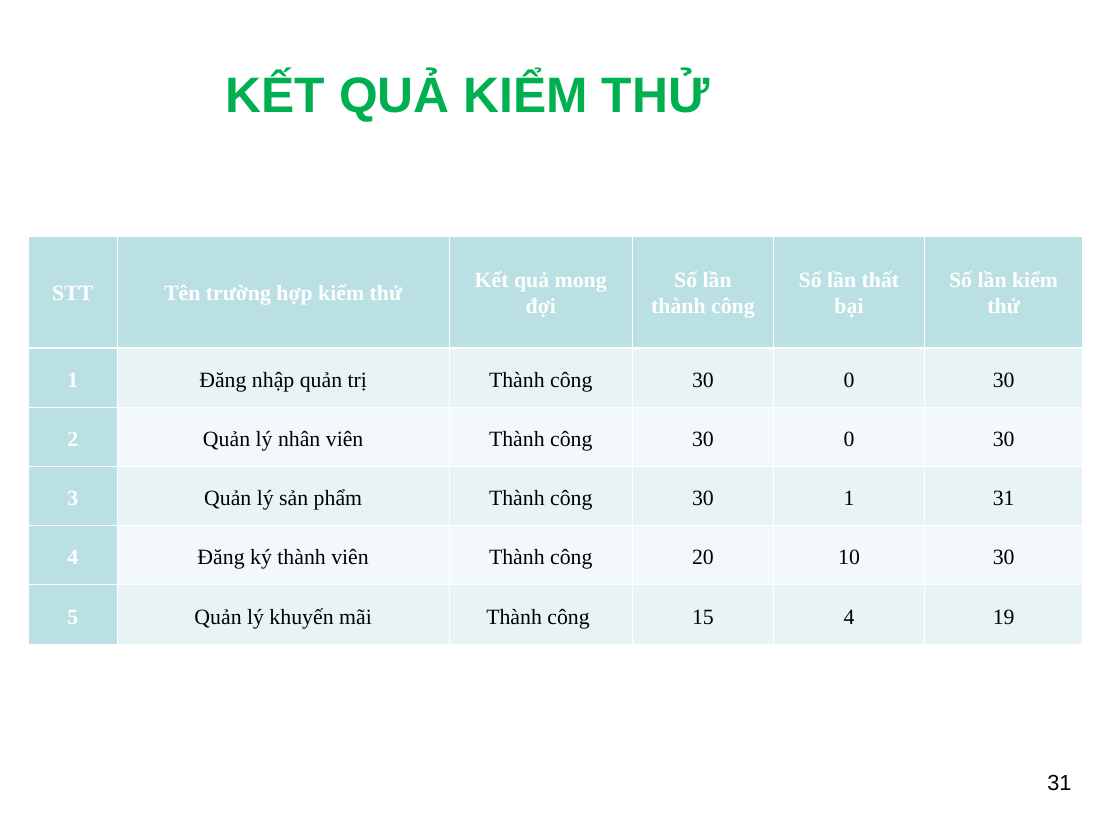
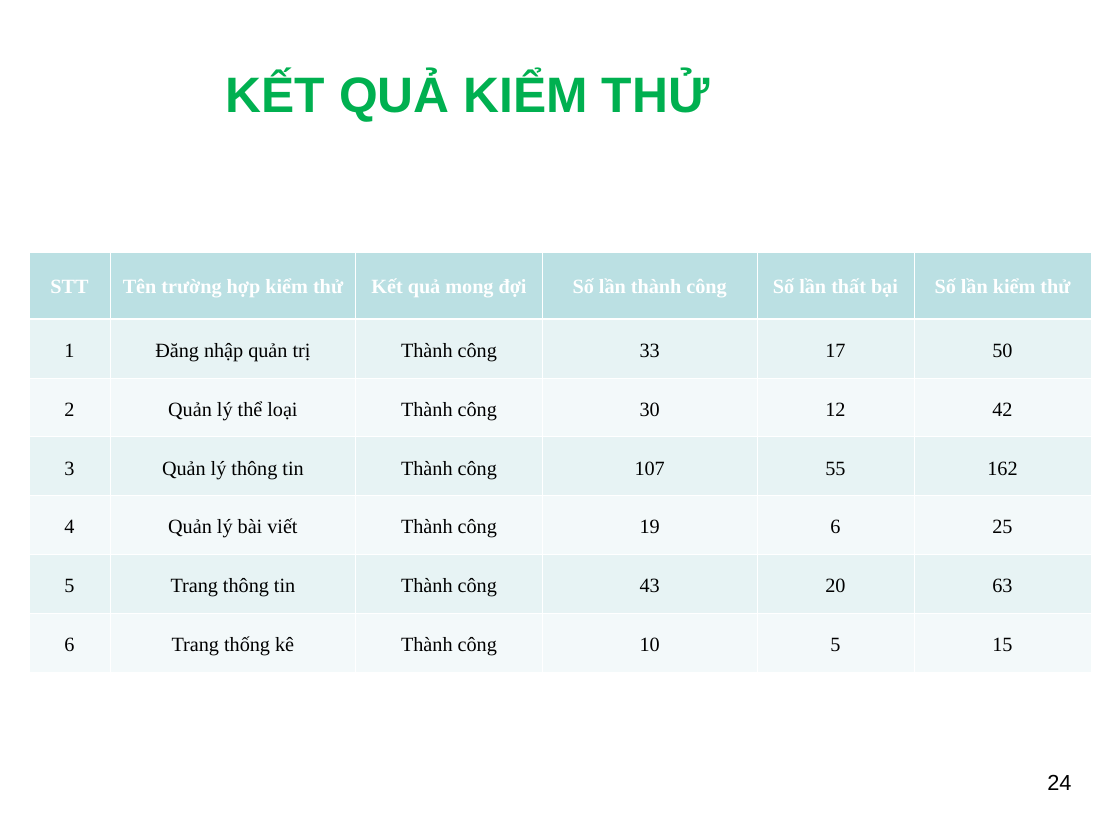
Before and after one commit to ngthuc/graduation-thesis, a slide deck: slide 24 of DOCUMENTS/documentations/Slide_HethongQuanlyProfileVienchucKhoaCNTT-TT_LeNguyenThucB1400731.ppt (slide 31 before the commit). Drawn at 1120x840 pixels with LibreOffice and Linux fonts; fonts in the diff are those of the drawing; background and template pictures are left out. Boxes give left, top, right and bottom in pixels: in the first picture for what was removed or moved away, otherwise in the second. Text is boxed around its words. In the diff, an @@ line names an element or a change of style, - is before the commit and + after.

```diff
--- a/DOCUMENTS/documentations/Slide_HethongQuanlyProfileVienchucKhoaCNTT-TT_LeNguyenThucB1400731.ppt
+++ b/DOCUMENTS/documentations/Slide_HethongQuanlyProfileVienchucKhoaCNTT-TT_LeNguyenThucB1400731.ppt
@@ table at [29, 252, 1091, 672] @@
-row 1: STT | Tên trường hợp kiểm thử | Kết quả mong đợi | Số lần / thành công | Số lần thất bại | Số lần kiểm thử
-row 2: 1 | Đăng nhập quản trị | Thành công | 30 | 0 | 30
-row 3: 2 | Quản lý nhân viên | Thành công | 30 | 0 | 30
-row 4: 3 | Quản lý sản phẩm | Thành công | 30 | 1 | 31
-row 5: 4 | Đăng ký thành viên | Thành công | 20 | 10 | 30
-row 6: 5 | Quản lý khuyến mãi | Thành công | 15 | 4 | 19
+row 1: STT | Tên trường hợp kiểm thử | Kết quả mong đợi | Số lần thành công | Số lần thất bại | Số lần kiểm thử
+row 2: 1 | Đăng nhập quản trị | Thành công | 33 | 17 | 50
+row 3: 2 | Quản lý thể loại | Thành công | 30 | 12 | 42
+row 4: 3 | Quản lý thông tin | Thành công | 107 | 55 | 162
+row 5: 4 | Quản lý bài viết | Thành công | 19 | 6 | 25
+row 6: 5 | Trang thông tin | Thành công | 43 | 20 | 63
+row 7: 6 | Trang thống kê | Thành công | 10 | 5 | 15
@@ table: place and size @@
-table at [28, 236, 1083, 644]
+table at [29, 252, 1091, 672]
@@ page number at [1047, 774, 1071, 790]: text changed @@
-31
+24
```
Also in this commit, not shown: 6 other slides changed, 3 slides added, 10 slides removed, 2 other files.
